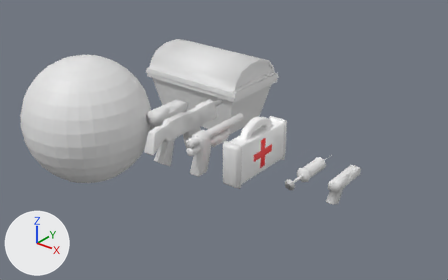
The Blender file Assets/Models/guns.blend, before and after one commit.
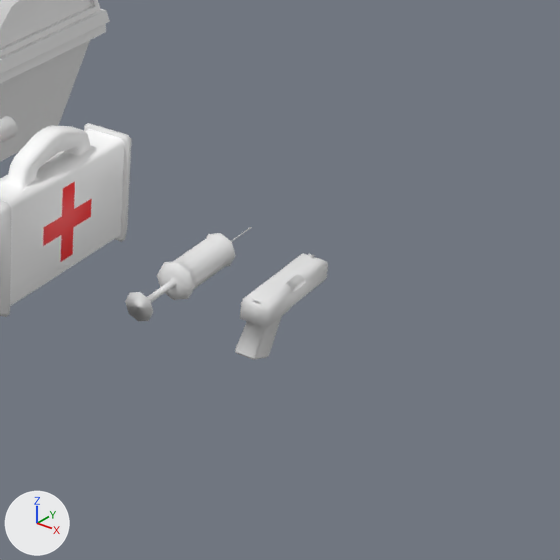
Old and new are each drawn whole from a camera (50 mm lens) standing at (3.607, -2.804, 1.971) and looking at (0.909, 0.569, -0.121) and again close up on the part from 53% to 100% of the width and 25% to 100% of the height. Every picture has the same lights, and +X, +Y and +Z are marked at lower left.

The older version as bpy lines, for what is in view:
```python
me_chest = bpy.data.meshes.new('Chest')
me_chest.from_pydata(...)  # 132 vertices, 123 faces; spans x -0.546..0.546, y -0.338..0.363, z -0.002..0.673
# faces by material slot: [47, 10, 47, 19]
me_chest.materials.append(mat_material)  # white #e7e7e7
me_chest.materials.append(mat_material_001)  # white #e7e7e7
me_chest.materials.append(mat_material_002)  # white #e7e7e7
me_chest.materials.append(mat_material_003)  # white #e7e7e7
me_medkit = bpy.data.meshes.new('Medkit')
me_medkit.from_pydata(...)  # 176 vertices, 180 faces; spans x -0.074..0.074, y -0.304..0.304, z -0.162..0.249
me_medkit.polygons.foreach_set('use_smooth', [True] * 180)
# faces by material slot: [114, 66]
me_medkit.materials.append(mat_health)  # picture img_health_png
me_medkit.materials.append(mat_bumper)  # white #e7e7e7
me_pistol = bpy.data.meshes.new('Pistol')
me_pistol.from_pydata(...)  # 130 vertices, 126 faces; spans x -0.033..0.038, y -0.178..0.178, z -0.087..0.084
me_pistol.polygons.foreach_set('use_smooth', [True] * 126)
ob_chest = bpy.data.objects.new('Chest', me_chest)
ob_chest.location = (0.0, 1.514, -0.495)
ob_medkit = bpy.data.objects.new('Medkit', me_medkit)
ob_medkit.location = (1.349, 0.375, 0.0)
ob_pistol = bpy.data.objects.new('Pistol', me_pistol)
ob_pistol.location = (2.056, 0.351, 0.0)
# also in view: 'Syringe' at (1.796, 0.39, 0.0)
```
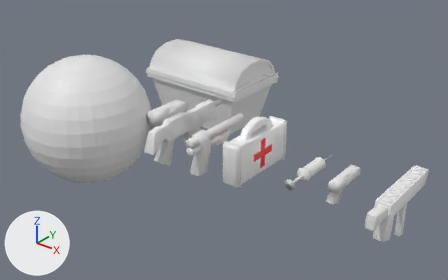
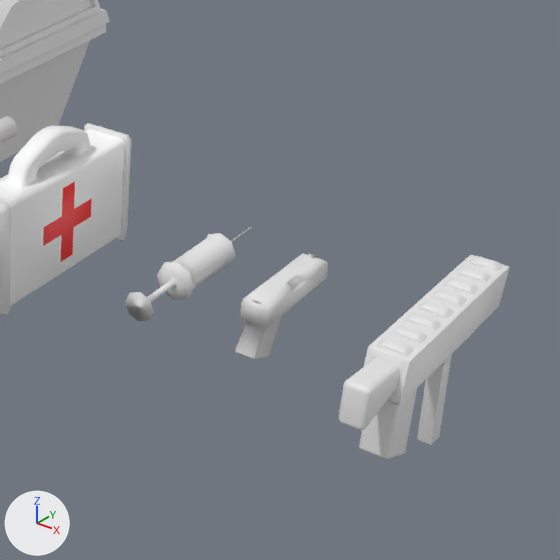
Boxes [x1, y1, x2, y2] around the edits, measured in the close-ups (560 x 560 px):
'SMG', added: after [339, 255, 509, 459]

Edits to the bpy script that builds the scene:
```text
Add me_cube:
    me_cube.from_pydata(...)  # 566 vertices, 548 faces; spans x -0.049..0.049, y -0.404..0.341, z -0.265..0.126
    me_cube.polygons.foreach_set('use_smooth', [True] * 548)
Add ob_smg:
    ob_smg = bpy.data.objects.new('SMG', me_cube)
    ob_smg.location = (2.427, 0.367, 0.0)
```
